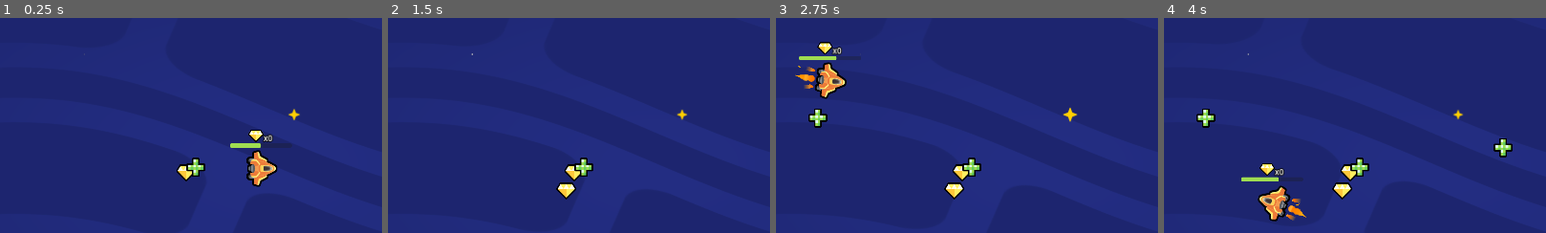
Above: before the commit, frames 1-4 (left to right).
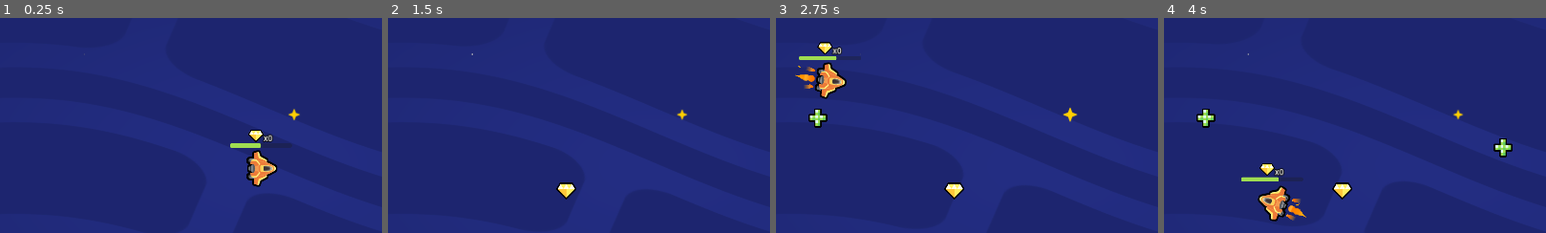
Above: after the commit, the same moments.

Repository: GlutenFreeGrass/2d-GameDev-Course
Game: Godot game, scene res://lessons/space_level.tscn
Two runs of this game, one before a commit and one after it. Both use one fixed random seed, a clock stepped at 60 frames per second and the inputs below.
Inputs:
- Up to frame 1 (0.25 s): no input
- Up to frame 2 (1.5 s): hold D (move_right) 0.53-1.28 s; hold S (move_down) from 1.28 s (still down)
- Up to frame 3 (2.75 s): release S (move_down) at 2.03 s; hold D (move_right) from 2.03 s (still down)
- Up to frame 4 (4 s): release D (move_right) at 2.78 s; hold W (move_up) 2.78-3.53 s; hold A (move_left) from 3.53 s (still down)
The pictures show only the part of the screen within x 15-65%, y 16-66%; the shares and areas given below are measured in that part.

The runs differ from the first frame. In frame 1, 0.5% of the frame differs, in the area x 46-54%, y 64-76%; in frame 2, 0.5%; in frame 3, 0.5%; in frame 4, 0.5%.

Commit message:
L10-Make-The-Items-Float

Diff:
--- a/05.loot_it_all_workbook/lessons/health_pack.gd
+++ b/05.loot_it_all_workbook/lessons/health_pack.gd
@@ -4,12 +4,25 @@
 # Called when the node enters the scene tree for the first time.
 func ready() -> void:
 	area_entered.connect(_on_area_entered)
+	play_floating_animation()
 
+func _process(delta):
+	pass
+
+func _on_area_entered(area_that_entered: Area2D) -> void:
+	queue_free()
+
+func play_floating_animation() -> void:
+	var tween := create_tween()
+	var sprite_2d := get_node("Sprite2D")
+	var position_offset := Vector2(0.0, 4.0)
+	#updated duration variable
+	var duration := randf_range(0.8, 1.2)
+	#sprite_2d.position.y = -1.0 * position_offset.y
+	tween.set_loops()
+	tween.set_trans(Tween.TRANS_SINE)
+	tween.tween_property(sprite_2d, "position", position_offset, duration)
+	tween.tween_property(sprite_2d, "position", -1.0 * position_offset, duration)
 
 
 # Called every frame. 'delta' is the elapsed time since the previous frame.
-func _process(delta):
-	pass
-
-func _on_area_entered(_on_area_entered: Area2D) -> void:
-	queue_free()
--- a/05.loot_it_all_workbook/lessons/health_pack.tscn
+++ b/05.loot_it_all_workbook/lessons/health_pack.tscn
@@ -7,6 +7,7 @@
 radius = 26.0768
 
 [node name="health_pack" type="Area2D" groups=["healing_item"]]
+position = Vector2(107, 76)
 collision_layer = 2
 script = ExtResource("1_q4m1b")
 
--- a/05.loot_it_all_workbook/lessons/random_item_placer.gd
+++ b/05.loot_it_all_workbook/lessons/random_item_placer.gd
@@ -17,9 +17,9 @@
 func _on_timer_timeout() -> void:
 	var random_item_scene: PackedScene = item_scenes.pick_random()
 	var item_instance := random_item_scene.instantiate()
-	add_child(item_instance)
 	var viewport_size := get_viewport_rect().size
 	var random_position := Vector2(0, 0)
 	random_position.x = randf_range(0, viewport_size.x)
 	random_position.y = randf_range(0, viewport_size.y)
 	item_instance.position = random_position
+	add_child(item_instance)
--- a/05.loot_it_all_workbook/lessons/ship.gd
+++ b/05.loot_it_all_workbook/lessons/ship.gd
@@ -39,7 +39,8 @@
 	get_node("UI/GemCount").text = "x" + str(gem_count)
 
 func _on_area_entered(area_that_entered: Area2D) -> void:
-	if area_that_entered.is_in_group("healing_item"):
+	if area_that_entered.is_in_group("gem"):
+		set_gem_count(gem_count + 1)
+
+	elif area_that_entered.is_in_group("healing_item"):
 		set_health(health + 10)
-	elif area_that_entered.is_in_group("gem"):
-		set_gem_count(gem_count + 1)
--- a/05.loot_it_all_workbook/lessons/space_level.tscn
+++ b/05.loot_it_all_workbook/lessons/space_level.tscn
@@ -1,10 +1,8 @@
-[gd_scene load_steps=6 format=3 uid="uid://btkjymc78ap8d"]
+[gd_scene load_steps=4 format=3 uid="uid://btkjymc78ap8d"]
 
 [ext_resource type="PackedScene" uid="uid://dmv50krf4bo5r" path="res://lessons/ship.tscn" id="2_2j1u5"]
 [ext_resource type="PackedScene" uid="uid://bxfevggvxo634" path="res://assets/background/space_background.tscn" id="3_e6xy1"]
 [ext_resource type="PackedScene" uid="uid://ctym30ho5vu0f" path="res://lessons/random_item_placer.tscn" id="3_pn6kk"]
-[ext_resource type="PackedScene" uid="uid://dhae0ik0vpifk" path="res://lessons/gem.tscn" id="4_n5pwk"]
-[ext_resource type="PackedScene" uid="uid://uvo61qfnps5e" path="res://lessons/health_pack.tscn" id="5_37p5u"]
 
 [node name="Level" type="Node2D"]
 
@@ -15,9 +13,3 @@
 
 [node name="RandomItemPlacer" parent="." instance=ExtResource("3_pn6kk")]
 position = Vector2(-1, -3)
-
-[node name="gem" parent="." instance=ExtResource("4_n5pwk")]
-position = Vector2(762, 557)
-
-[node name="health_pack" parent="." instance=ExtResource("5_37p5u")]
-position = Vector2(780, 543)
